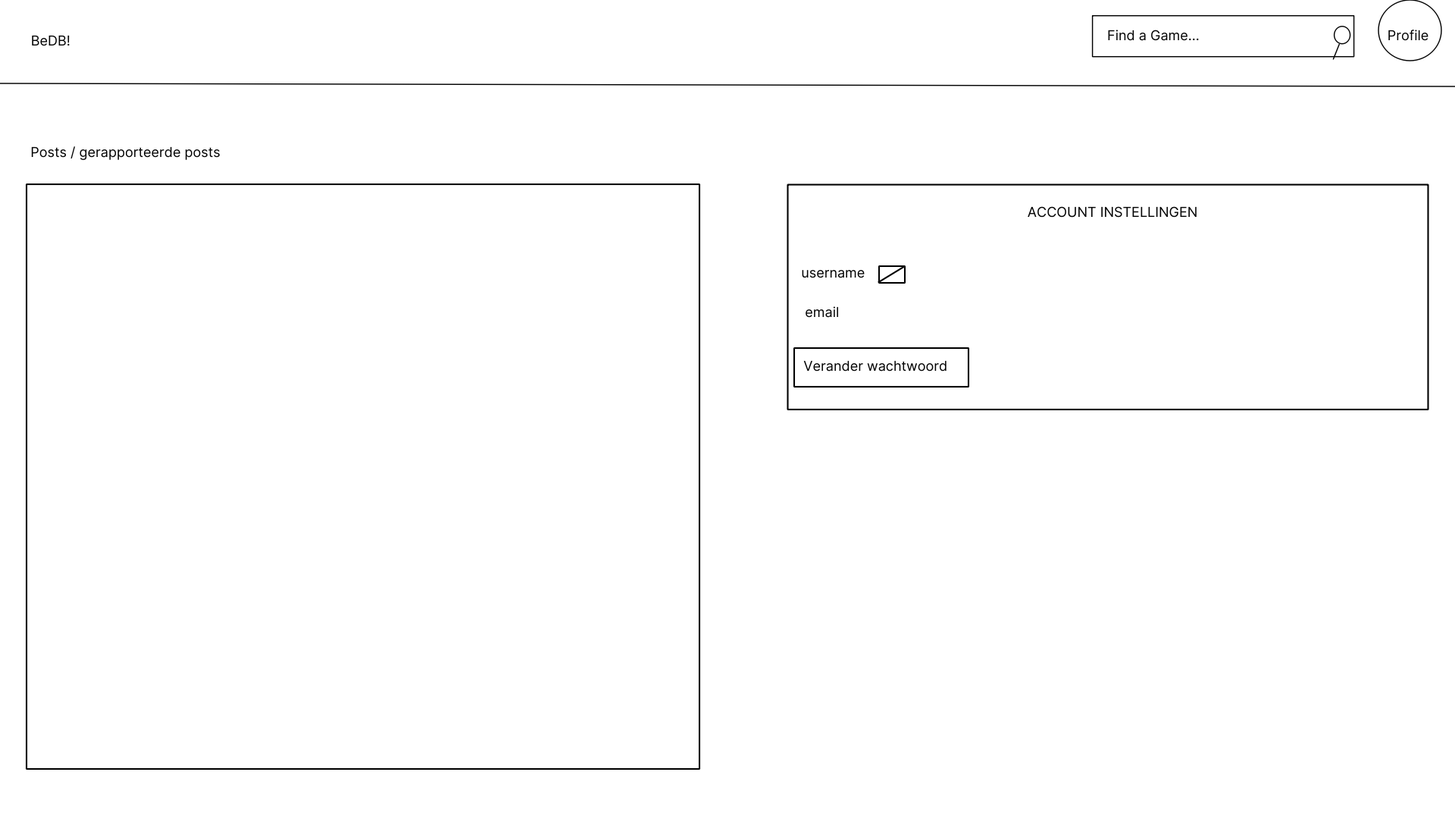
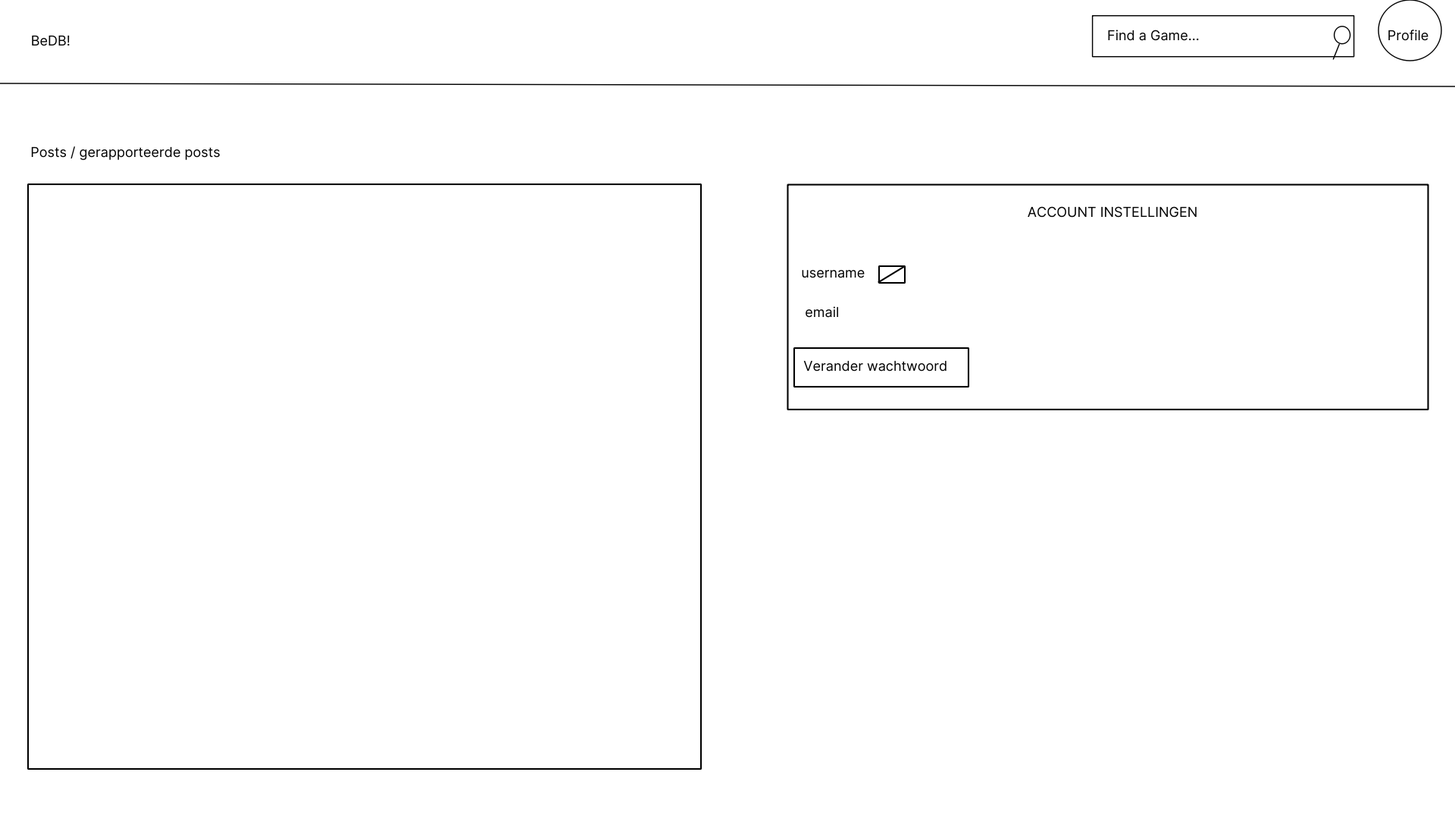
Two versions of the same layered image (1455 × 819). Layer-by-layer changes:
pixels changed over (25, 182, 703, 771) (layer not identified)
